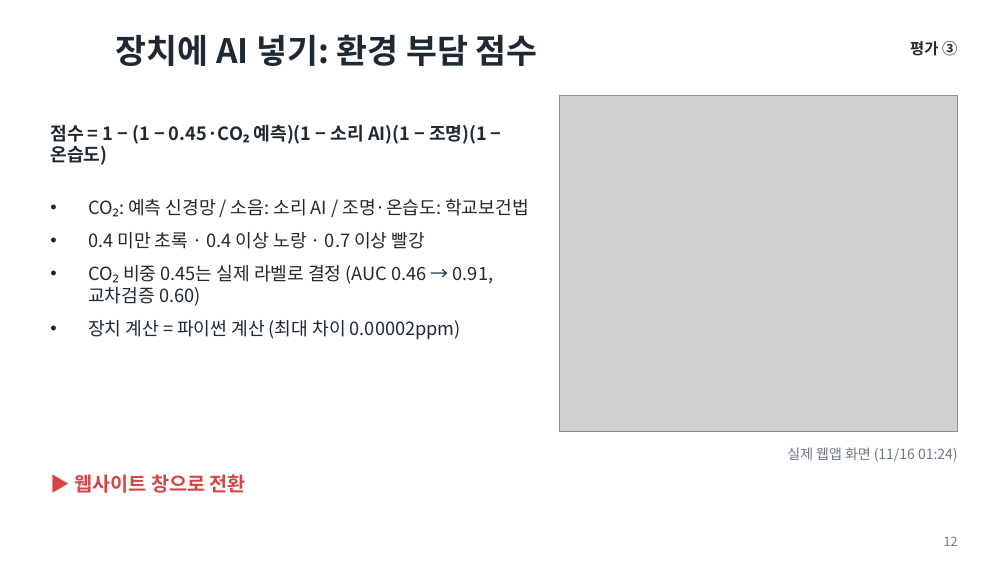
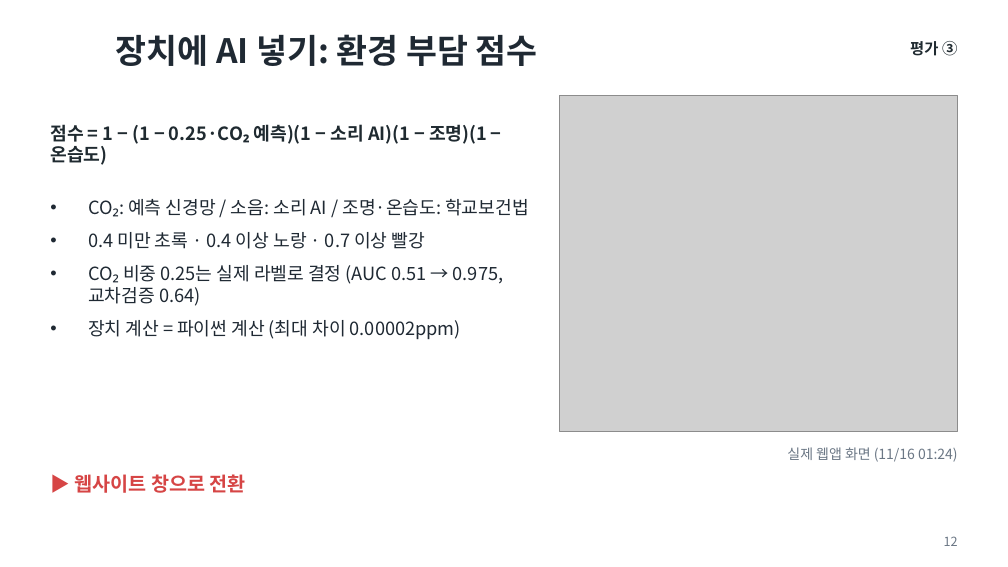
Before and after one commit to kimhojun0114/classroom-env, a slide deck: slide 12 of docs/교실학습환경조절기_발표_20713김호준.pptx. Drawn at 1008x567 pixels with LibreOffice and Linux fonts; fonts in the diff are those of the drawing; grey boxes stand for pictures; background and template pictures are left out. Boxes give left, top, right and bottom in pixels: in the first picture for what was removed or moved away, otherwise in the second. Text is boxed around its words. In the diff, an @@ line names an element or a change of style, - is before the commit and + after.

```diff
--- a/docs/교실학습환경조절기_발표_20713김호준.pptx
+++ b/docs/교실학습환경조절기_발표_20713김호준.pptx
@@ text at [50,124,487,165]: text changed @@
-점수 = 1 − (1 − 0.45·CO₂ 예측)(1 − 소리 AI)(1 − 조명)(1 − 온습도)
+점수 = 1 − (1 − 0.25·CO₂ 예측)(1 − 소리 AI)(1 − 조명)(1 − 온습도)
@@ text at [88,265,503,306]: text changed @@
-• CO₂ 비중 0.45는 실제 라벨로 결정 (AUC 0.46 → 0.91, 교차검증 0.60)
+• CO₂ 비중 0.25는 실제 라벨로 결정 (AUC 0.51 → 0.975, 교차검증 0.64)
```
Also in this commit, not shown: 3 other slides changed, 16 other files.
